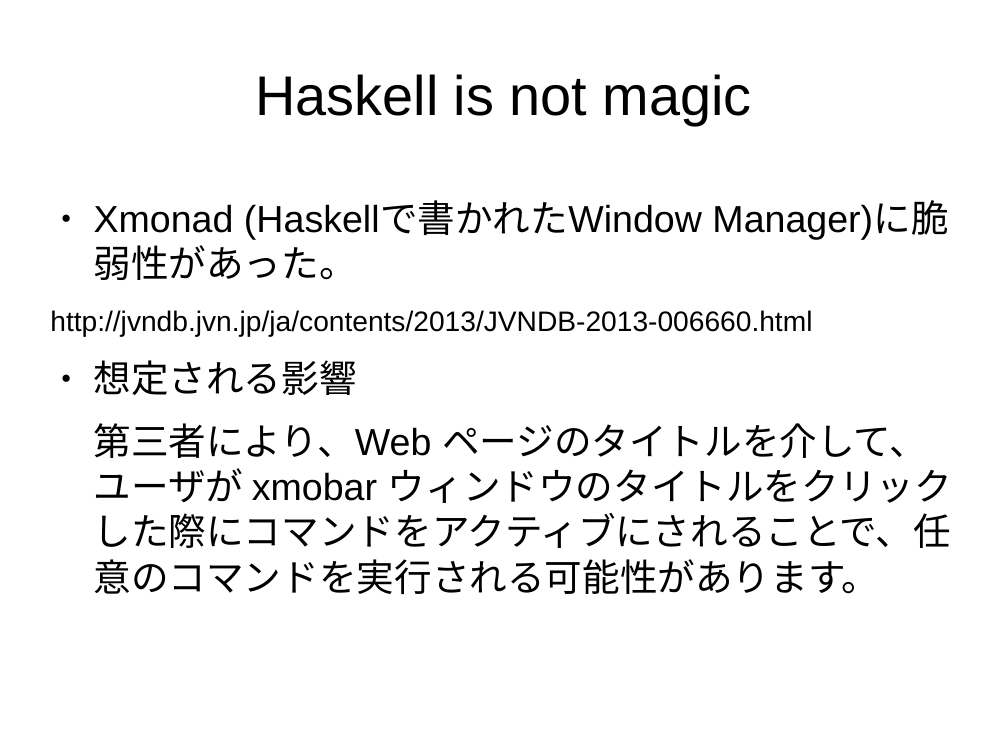
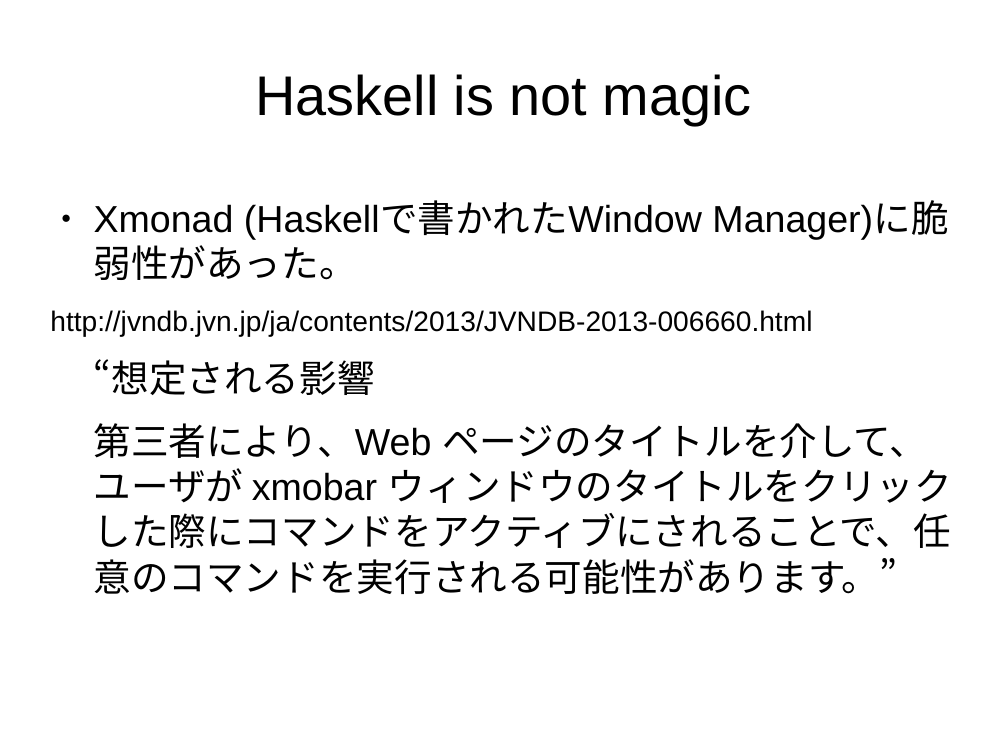
Before and after one commit to nushio3/learn-haskell, a slide deck: slide 4 of Tsukuba-2016.odp. Drawn at 1008x756 pixels with LibreOffice and Linux fonts; fonts in the diff are those of the drawing. Boxes give left, top, right and bottom in pixels: in the first picture for what was removed or moved away, otherwise in the second. Text is boxed around its words. In the diff, an @@ line names an element or a change of style, - is before the commit and + after.

```diff
--- a/Tsukuba-2016.odp
+++ b/Tsukuba-2016.odp
@@ text at (94, 359, 952, 594): text changed @@
-● 想定される影響
-第三者により、Web ページのタイトルを介して、ユーザが xmobar ウィンドウのタイトルをクリックした際にコマンドをアクティブにされることで、任意のコマンドを実行される可能性があります。
+“想定される影響
+第三者により、Web ページのタイトルを介して、ユーザが xmobar ウィンドウのタイトルをクリックした際にコマンドをアクティブにされることで、任意のコマンドを実行される可能性があります。”
```
Also in this commit, not shown: 10 other slides changed, 16 slides added, 2 slides removed.
